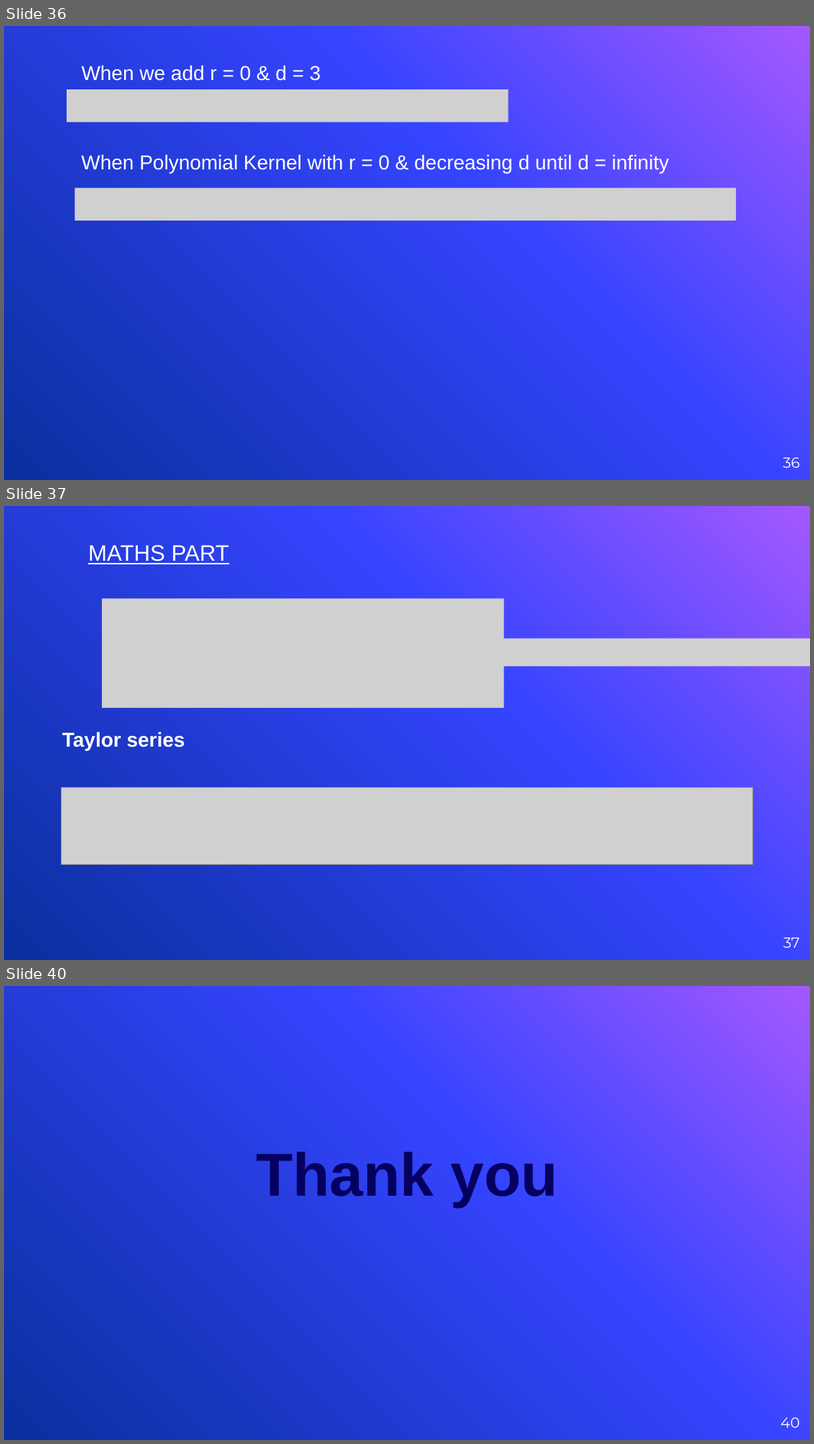
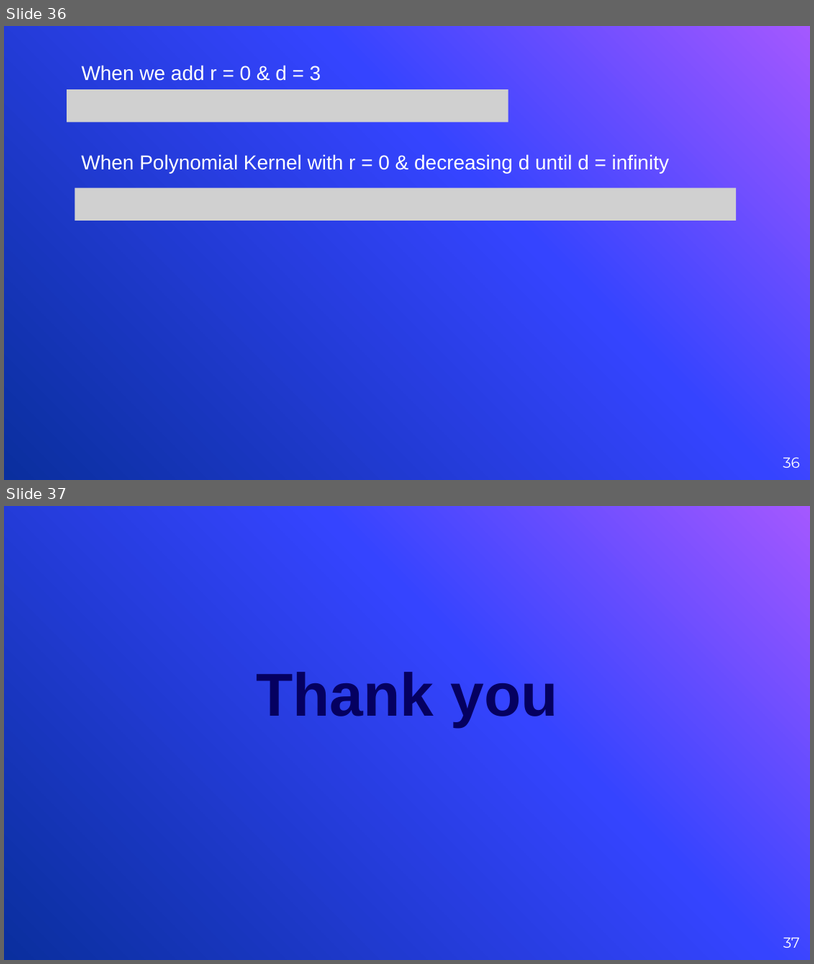
Before and after one commit to lonewolf053/AI-CLUB, a slide deck: Support Vector Machines/svm -final.pptx. Shown one above the other, each under a label of ours: slides 36, 37 and 40 before the commit, slides 36 and 37 after it; the slides between them are not shown. The pictures are 814x1444 and 814x964 pixels, drawn with LibreOffice and Linux fonts; fonts in the diff are those of the drawing; grey boxes stand for pictures. Boxes give left, top, right and bottom in pixels: in the first picture for what was removed or moved away, otherwise in the second. Text is boxed around its words. In the diff, an @@ line names an element or a change of style, - is before the commit and + after.

```diff
--- a/Support Vector Machines/svm -final.pptx
+++ b/Support Vector Machines/svm -final.pptx
@@ slide 37 removed at (4, 506, 810, 960), background gradient #A458FF to #3544FF to #0A2F9E @@
@@ text removed at (88, 545, 229, 564) @@
-MATHS PART
@@ picture removed at (103, 599, 505, 708) @@
@@ picture removed at (407, 638, 810, 667) @@
@@ text removed at (62, 731, 185, 750) @@
-Taylor series
@@ picture removed at (62, 788, 752, 865) @@
@@ page number removed at (784, 937, 800, 947) @@
-37
@@ what was slide 40 is now slide 37 @@
@@ page number at (784, 937, 800, 947): text changed @@
-40
+37
```
Also in this commit, not shown: 1 slide changed, 2 other slides removed.
